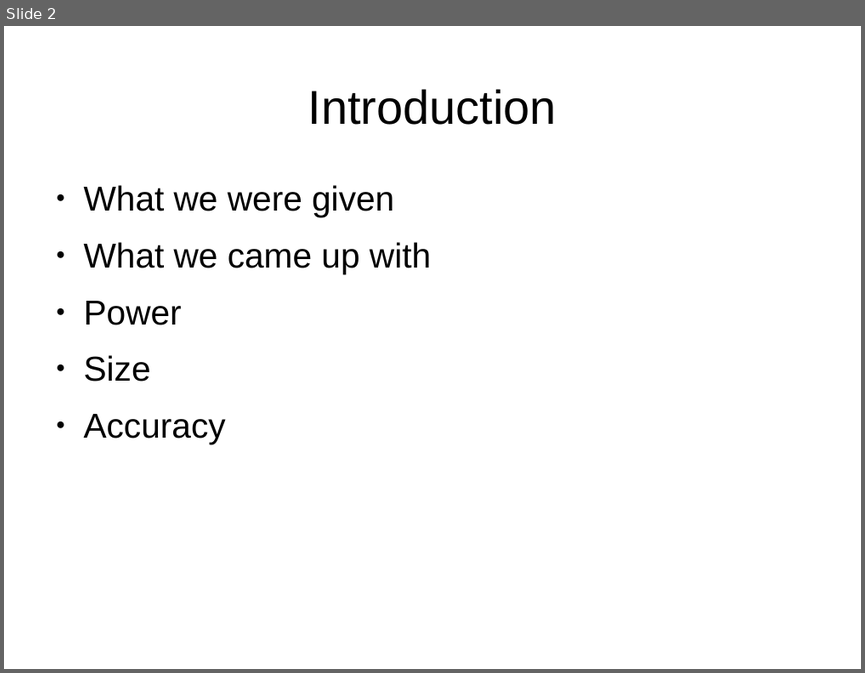
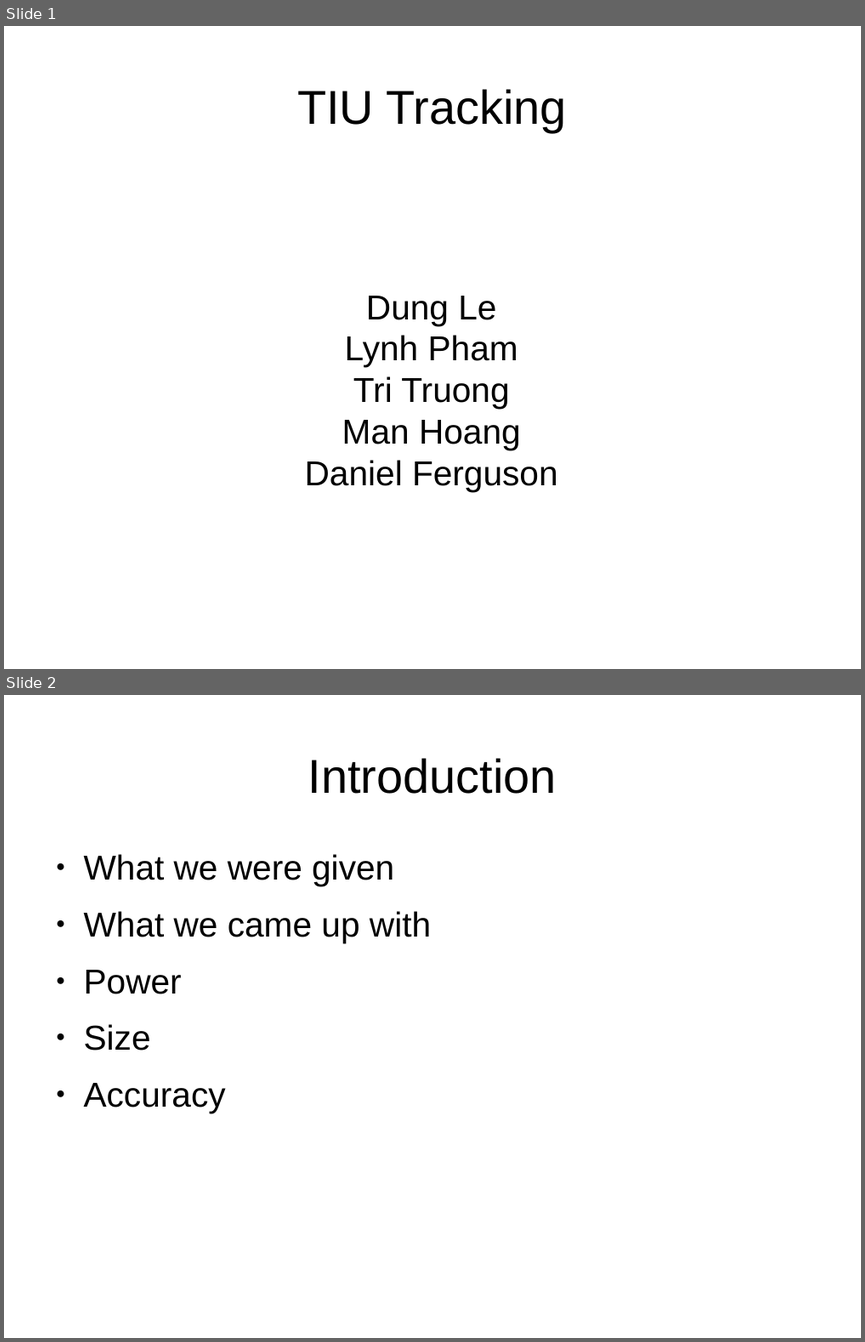
Before and after one commit to jolleekin/tiu-tracking, a slide deck: Docs/presentation_outline_v0.1.odp. Shown one above the other, each under a label of ours: slide 2 before the commit, slides 1 and 2 after it. The pictures are 865x673 and 865x1342 pixels, drawn with LibreOffice and Linux fonts; fonts in the diff are those of the drawing. Boxes give left, top, right and bottom in pixels: in the first picture for what was removed or moved away, otherwise in the second. Text is boxed around its words. In the diff, an @@ line names an element or a change of style, - is before the commit and + after.

```diff
--- a/Docs/presentation_outline_v0.1.odp
+++ b/Docs/presentation_outline_v0.1.odp
@@ slide 1 added at (4, 26, 861, 669), background #FFFFFF @@
@@ title added at (297, 89, 567, 132), 44 pt, text #000000 @@
+TIU Tracking
@@ subtitle added at (305, 295, 558, 491), 32 pt, text #000000 @@
+Dung Le
+Lynh Pham
+Tri Truong
+Man Hoang
+Daniel Ferguson
```
Also in this commit, not shown: 2 slides changed, 3 other slides added, 2 slides removed.
